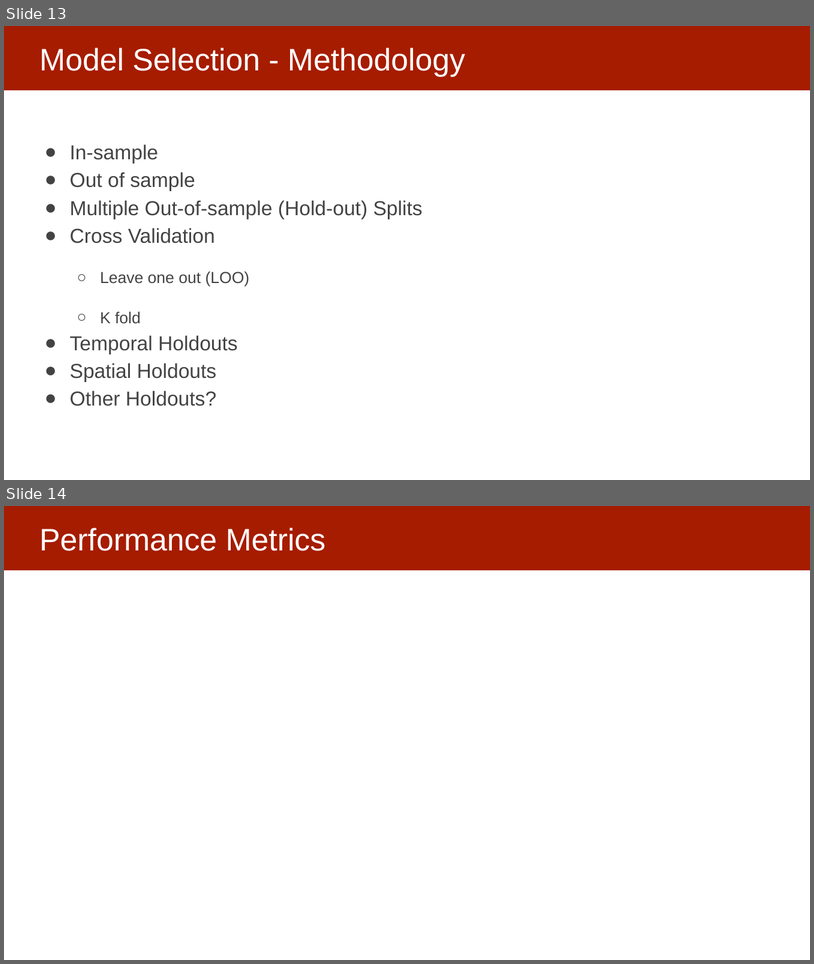
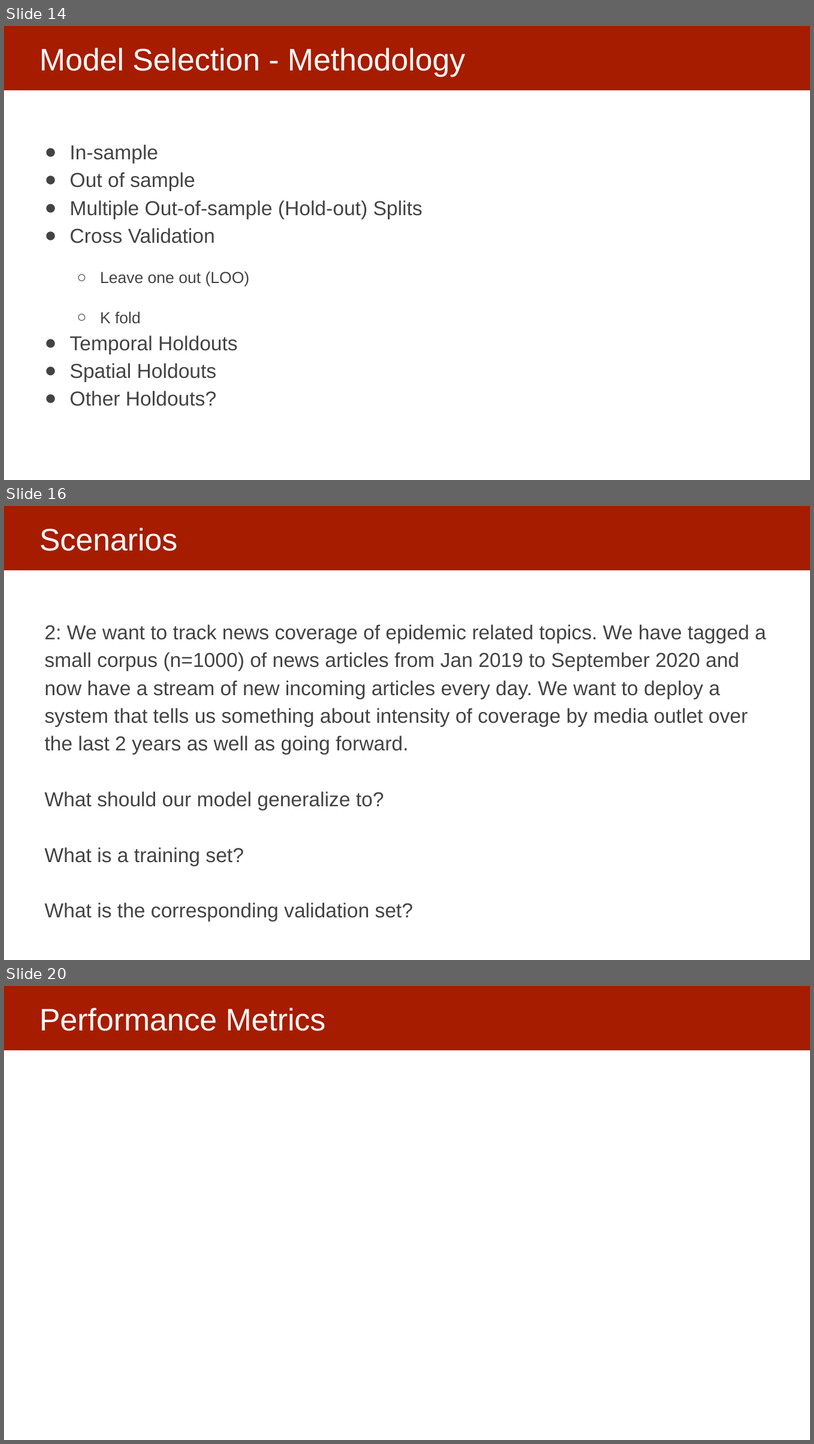
Before and after one commit to dssg/mlforpublicpolicylab, a slide deck: 06 - Performance and Evaluation Pt 1/Model Selection and Validation - Part I.pptx. Shown one above the other, each under a label of ours: slides 13 and 14 before the commit, slides 14, 16 and 20 after it; the slides between them are not shown. The pictures are 814x964 and 814x1444 pixels, drawn with LibreOffice and Linux fonts; fonts in the diff are those of the drawing. Boxes give left, top, right and bottom in pixels: in the first picture for what was removed or moved away, otherwise in the second. Text is boxed around its words. In the diff, an @@ line names an element or a change of style, - is before the commit and + after.

```diff
--- a/06 - Performance and Evaluation Pt 1/Model Selection and Validation - Part I.pptx
+++ b/06 - Performance and Evaluation Pt 1/Model Selection and Validation - Part I.pptx
@@ slide 16 added at box(4, 506, 810, 960), background #FFFFFF; not listed: 1 template element that a slide beside it also shows @@
@@ title added at box(39, 528, 177, 551), 37 pt, text #FFFFFF @@
+Scenarios
@@ text added at box(45, 624, 767, 921), 24 pt, text #434343 @@
+2: We want to track news coverage of epidemic related topics. We have tagged a small corpus (n=1000) of news articles from Jan 2019 to September 2020 and now have a stream of new incoming articles every day. We want to deploy a system that tells us something about intensity of coverage by media outlet over the last 2 years as well as going forward.
+What should our model generalize to?
+What is a training set?
+What is the corresponding validation set?
@@ what was slide 13 is now slide 14 @@
@@ what was slide 14 is now slide 20 @@
```
Also in this commit, not shown: 4 slides changed, 5 other slides added.
